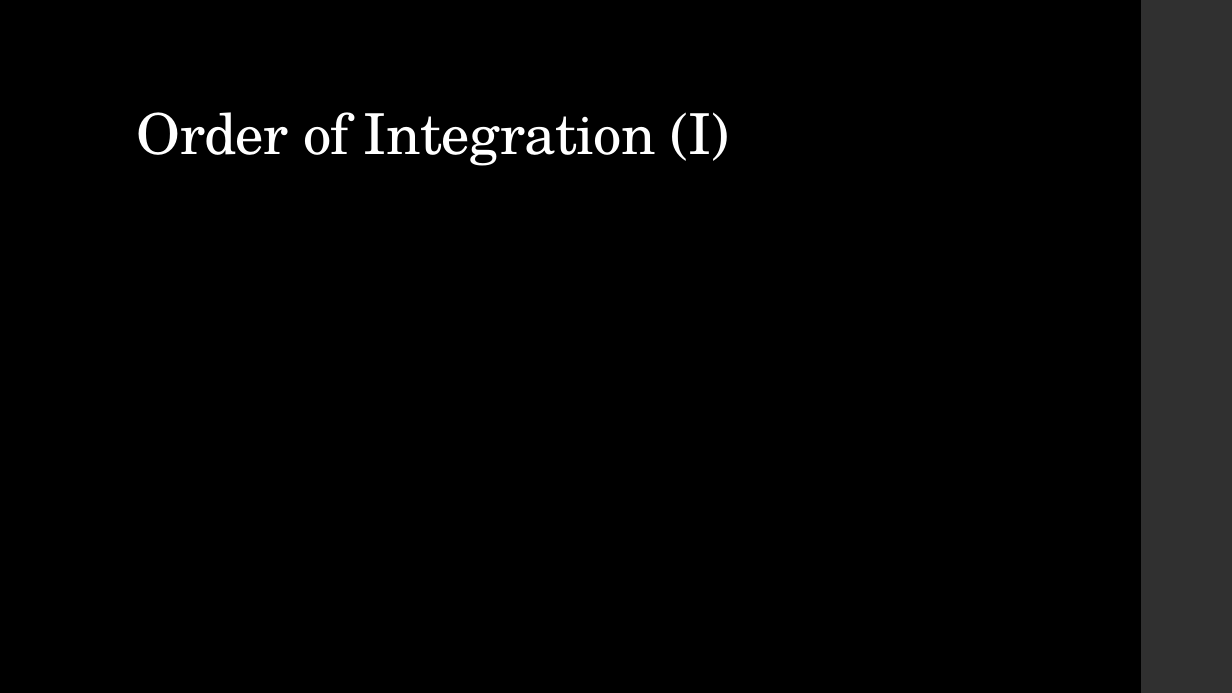
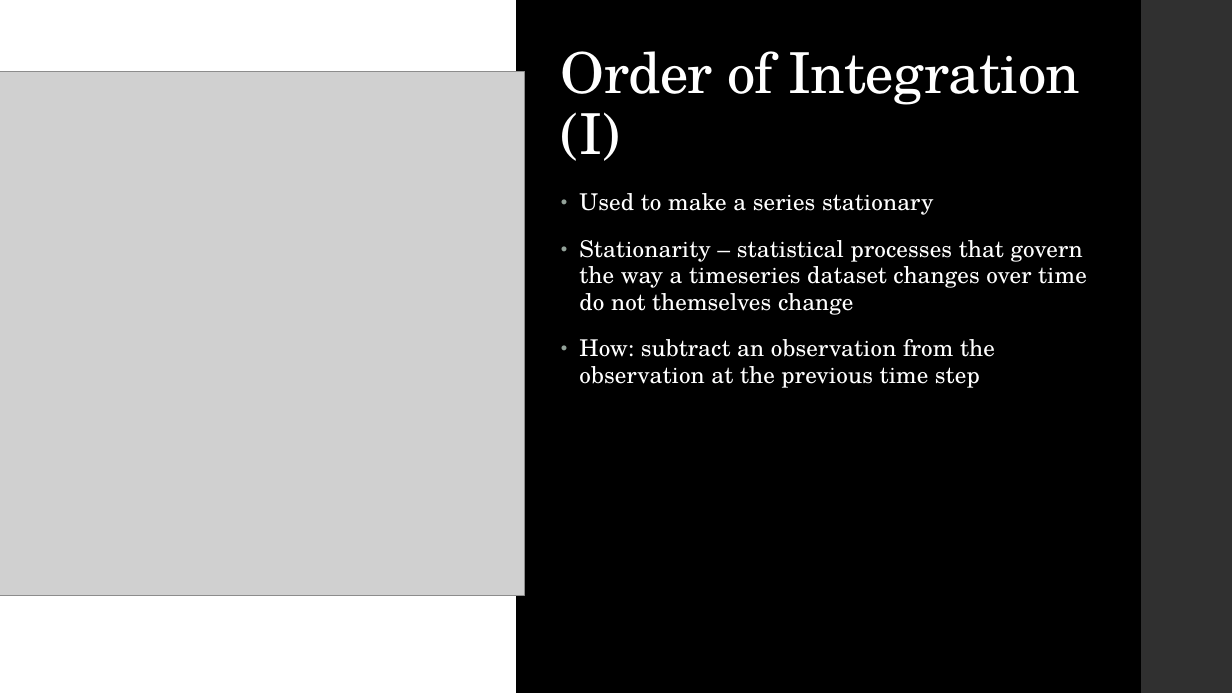
Before and after one commit to LaunchCoderGirlSTL/Data-Science-Assignments, a slide deck: slide 9 of course_material/week_11/week_11_presentation.pptx (slide 8 before the commit). Drawn at 1232x693 pixels with LibreOffice and Linux fonts; fonts in the diff are those of the drawing; grey boxes stand for pictures. Boxes give left, top, right and bottom in pixels: in the first picture for what was removed or moved away, otherwise in the second. Text is boxed around its words. In the diff, an @@ line names an element or a change of style, - is before the commit and + after.

```diff
--- a/course_material/week_11/week_11_presentation.pptx
+++ b/course_material/week_11/week_11_presentation.pptx
@@ rectangle added at (0,0,516,693), fill #FFFFFF @@
@@ title "Order of Integration (I)" rewrapped from (137,112,729,166) to (561,51,1080,161) @@
@@ picture added at (0,71,524,595) @@
@@ text added at (579,193,1087,388), 18 pt, text #FFFFFF @@
+• Used to make a series stationary
+• Stationarity – statistical processes that govern the way a timeseries dataset changes over time do not themselves change
+• How: subtract an observation from the observation at the previous time step
```
Also in this commit, not shown: 6 other slides changed, 2 slides added, 1 slide removed, 3 other files.
